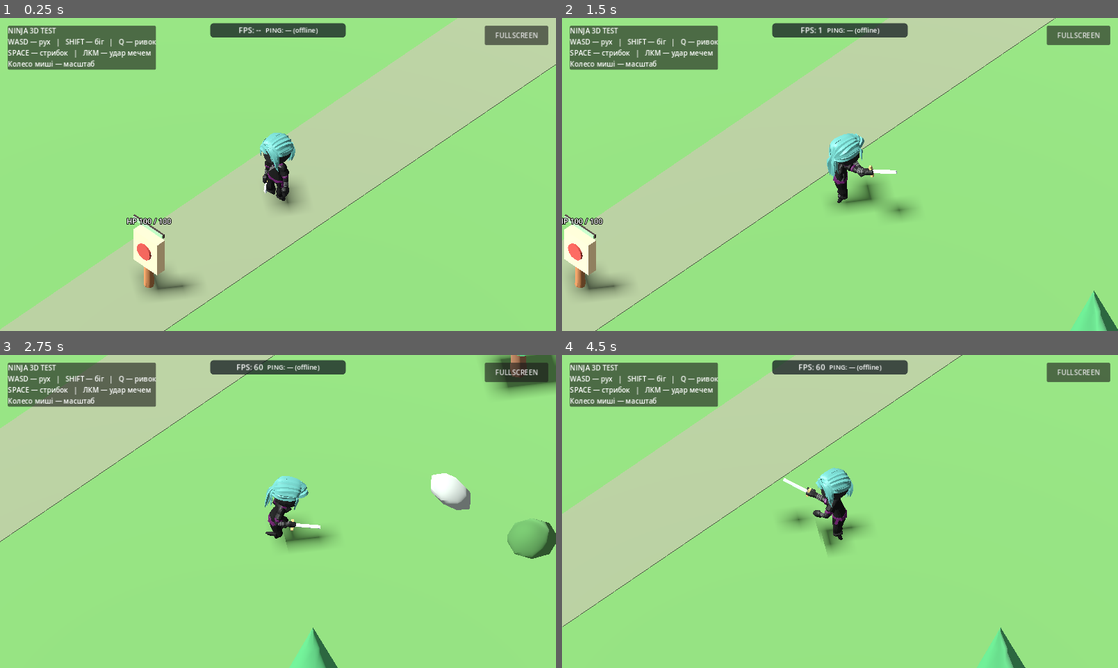
Above: before the commit, frames 1-4 (two rows, left to right).
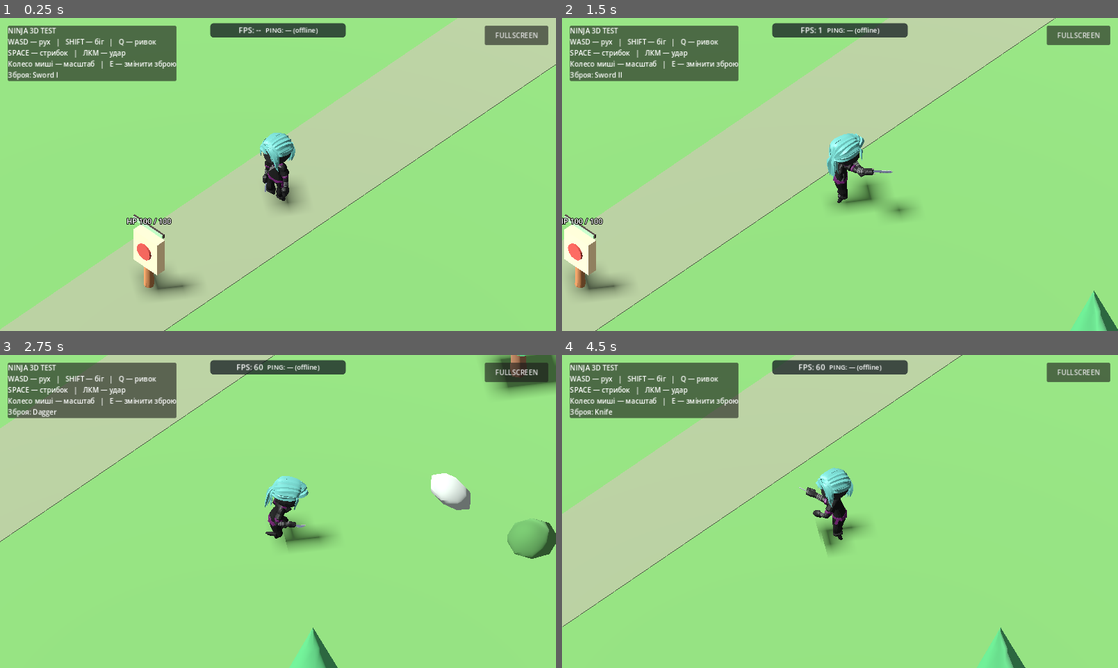
Above: after the commit, the same moments.

Repository: levian47/riskfate-3d-pro
Game: Godot game, scene res://main.tscn
Same seed, same stepped clock (60 frames per second), same inputs: the game is played once before the commit and once after it.
Inputs (mouse positions are in pixels of both pictures, inside the frame that each line leads up to):
- Up to frame 1 (0.25 s): no input
- Up to frame 2 (1.5 s): tap Enter at 0.5 s; move the mouse to (962, 158) at 0.52 s; hold D 0.53-1.25 s; tap E at 0.6 s; click (962, 158) at 0.67 s; tap Space at 0.77 s; drag from (728, 190) to (812, 237) at 1.27 s
- Up to frame 3 (2.75 s): move the mouse to (333, 442) at 2.02 s; hold D from 2.03 s (still down); hold Shift from 2.03 s (still down); tap E at 2.3 s
- Up to frame 4 (4.5 s): release D at 2.75 s; release Shift at 2.75 s; drag from (812, 574) to (673, 464) at 2.77 s; move the mouse to (1006, 558) at 3.52 s; hold A 3.53-4.25 s; tap E at 3.6 s; tap Space at 3.77 s; drag from (673, 464) to (756, 433) at 4.27 s

The runs differ from the first frame. In frame 1, 1.8% of the frame differs, in the area x 1-49%, y 2-56%; in frame 2, 1.9%; in frame 3, 1.8%; in frame 4, 2.1%, in the area x 1-46%, y 2-56%.

Commit message:
playtest: equip and switch five Quaternius weapons on mobile and desktop

Diff:
--- /dev/null
+++ b/characters/player/weapon_visuals.gd
@@ -0,0 +1,130 @@
+extends RefCounted
+# Visual-only weapon testing. No damage, animation or equipment rules here.
+# Each imported model is fitted to the same hand mount at runtime.
+const WEAPONS := [
+	{"name": "Sword I", "path": "res://assets/equipment/weapons/quaternius_sword_01.glb", "length": 1.35},
+	{"name": "Sword II", "path": "res://assets/equipment/weapons/quaternius_sword_02.glb", "length": 1.25},
+	{"name": "Dagger", "path": "res://assets/equipment/weapons/quaternius_dagger_01.glb", "length": 0.85},
+	{"name": "Knife", "path": "res://assets/equipment/weapons/quaternius_knife_01.glb", "length": 0.72},
+	{"name": "Cutlass", "path": "res://assets/equipment/weapons/quaternius_cutlass_01.fbx", "length": 1.20}
+]
+
+var mount: Node3D
+var current_visual: Node3D
+var current_index := -1
+
+
+static func find_skeleton(node: Node) -> Skeleton3D:
+	if node is Skeleton3D:
+		return node
+	for child in node.get_children():
+		var found := find_skeleton(child)
+		if found != null:
+			return found
+	return null
+
+
+func initialize(model: Node) -> bool:
+	var skeleton := find_skeleton(model)
+	if skeleton == null or skeleton.find_bone("Fist.R") < 0:
+		push_error("Weapon test: missing Fist.R bone")
+		return false
+	var attachment := BoneAttachment3D.new()
+	attachment.name = "SwordGrip"
+	attachment.bone_name = "Fist.R"
+	skeleton.add_child(attachment)
+	mount = Node3D.new()
+	mount.name = "WeaponMount"
+	attachment.add_child(mount)
+	# This mount has the same identity transform as the approved test sword;
+	# animation pose checks use it as a fixed reference, not the mesh tip.
+	return equip(0)
+
+
+func equip(index: int) -> bool:
+	if mount == null or index < 0 or index >= WEAPONS.size():
+		return false
+	var specification: Dictionary = WEAPONS[index]
+	var packed := load(String(specification["path"])) as PackedScene
+	if packed == null:
+		push_error("Weapon test: cannot load " + String(specification["path"]))
+		return false
+	var imported := packed.instantiate() as Node3D
+	if imported == null:
+		push_error("Weapon test: model root is not Node3D")
+		return false
+	# The holder is the stable grip/scale pivot. Rotate the imported child so
+	# the bounds recomputed in holder-space reflect its actual orientation.
+	var holder := Node3D.new()
+	holder.name = "EquippedWeapon"
+	mount.add_child(holder)
+	holder.add_child(imported)
+	var bounds := _bounds_in_root(holder)
+	# FBX imports may use a different up-axis. Reorient only the candidate.
+	if bounds.size.x > bounds.size.y * 1.25 and bounds.size.x > bounds.size.z:
+		imported.rotation_degrees.z = 90.0
+		bounds = _bounds_in_root(holder)
+	elif bounds.size.z > bounds.size.y * 1.25 and bounds.size.z > bounds.size.x:
+		imported.rotation_degrees.x = -90.0
+		bounds = _bounds_in_root(holder)
+	if bounds.size.y <= 0.001:
+		mount.remove_child(holder)
+		holder.queue_free()
+		push_error("Weapon test: model has no usable mesh: " + String(specification["path"]))
+		return false
+	var factor := float(specification["length"]) / bounds.size.y
+	# The Quaternius origin is near the crossguard; grip is halfway down
+	# the portion of the handle below the origin.
+	var grip_y := minf(0.0, bounds.position.y) * 0.5
+	holder.scale = Vector3.ONE * factor
+	holder.position = Vector3(
+		-(bounds.position.x + bounds.size.x * 0.5) * factor,
+		-grip_y * factor,
+		-(bounds.position.z + bounds.size.z * 0.5) * factor
+	)
+	if current_visual != null:
+		mount.remove_child(current_visual)
+		current_visual.queue_free()
+	current_visual = holder
+	current_index = index
+	return true
+
+
+func cycle() -> bool:
+	return equip((current_index + 1) % WEAPONS.size())
+
+
+func selected_name() -> String:
+	if current_index < 0:
+		return "None"
+	return String(WEAPONS[current_index]["name"])
+
+
+func _bounds_in_root(root: Node3D) -> AABB:
+	var meshes: Array[MeshInstance3D] = []
+	_collect_meshes(root, meshes)
+	var result := AABB()
+	var has_point := false
+	var inverse := root.global_transform.affine_inverse()
+	for part in meshes:
+		if part.mesh == null:
+			continue
+		var box := part.mesh.get_aabb()
+		var to_root := inverse * part.global_transform
+		for x in [0.0, 1.0]:
+			for y in [0.0, 1.0]:
+				for z in [0.0, 1.0]:
+					var point := to_root * (box.position + box.size * Vector3(x, y, z))
+					if has_point:
+						result = result.expand(point)
+					else:
+						result = AABB(point, Vector3.ZERO)
+						has_point = true
+	return result
+
+
+func _collect_meshes(node: Node, output: Array[MeshInstance3D]) -> void:
+	if node is MeshInstance3D:
+		output.append(node)
+	for child in node.get_children():
+		_collect_meshes(child, output)
--- a/main.gd
+++ b/main.gd
@@ -10,6 +10,7 @@
 const HUD_BUILDER := preload("res://ui/hud_builder.gd")
 const ANIMATION_BUILDER := preload("res://characters/player/animation_builder.gd")
 const COMBAT_CONTROLLER := preload("res://characters/player/combat_controller.gd")
+const WEAPON_VISUALS := preload("res://characters/player/weapon_visuals.gd")
 const WORLD_SCRIPT := preload("res://world/environment.gd")
 # Attack still overlays only the upper body; movement continues unchanged.
 const ATTACK_SPEED := COMBAT_CONTROLLER.ATTACK_SPEED
@@ -27,6 +28,7 @@
 var locomotion_state := ""
 var movement_controller = MOVEMENT_CONTROLLER.new()
 var combat_controller = COMBAT_CONTROLLER.new()
+var weapon_visuals = WEAPON_VISUALS.new()
 var touch_hud
 var fps_label: Label
 var fps_update_elapsed := 0.0
@@ -75,6 +77,9 @@
 	if event is InputEventKey and event.pressed and not event.echo and event.keycode == KEY_Q:
 		_start_dash()
 		return
+	if event is InputEventKey and event.pressed and not event.echo and event.keycode == KEY_E:
+		_cycle_weapon()
+		return
 	if event is InputEventMouseButton and event.pressed:
 		if event.button_index == MOUSE_BUTTON_LEFT:
 			_start_attack()
@@ -85,6 +90,21 @@
 		elif event.button_index == MOUSE_BUTTON_WHEEL_DOWN:
 			camera_zoom = minf(28.0, camera_zoom + 1.0)
 			camera.size = camera_zoom
+
+func _cycle_weapon() -> void:
+	# This is a visual playtest only. Current attack state stays untouched.
+	if weapon_visuals.cycle():
+		_update_weapon_display()
+
+
+func _update_weapon_display() -> void:
+	if touch_hud != null:
+		touch_hud.weapon_index = weapon_visuals.current_index + 1
+		touch_hud.queue_redraw()
+	var help_label := get_node_or_null("HUD/HelpPanel/HelpText") as Label
+	if help_label != null:
+		help_label.text = HUD_BUILDER.desktop_help_text(weapon_visuals.selected_name())
+
 
 func _start_dash() -> void:
 	# Keep the same callback name for Q, the touch HUD and existing tests.
@@ -127,7 +147,8 @@
 	if animator != null:
 		# Preserve imported locomotion loop behavior and accepted attack clips.
 		ANIMATION_BUILDER.configure_animation_loops(animator)
-		_attach_simple_sword(model)
+		if not weapon_visuals.initialize(model):
+			push_warning("Visual weapon test could not initialize")
 		animation_tree = ANIMATION_BUILDER.setup_animation_tree(model, animator, ATTACK_SPEED)
 		if animation_tree != null:
 			_set_locomotion("Idle")
@@ -143,48 +164,6 @@
 	# Preserve the existing smoke-test entrypoint, no separate hit mechanic.
 	combat_controller.resolve_training_hit(self, hero, visual)
 
-
-func _find_skeleton(node: Node) -> Skeleton3D:
-	if node is Skeleton3D:
-		return node
-	for child in node.get_children():
-		var skeleton := _find_skeleton(child)
-		if skeleton != null:
-			return skeleton
-	return null
-
-func _attach_simple_sword(model: Node) -> void:
-	# This GLTF contains SwordSlash animation but no separate sword mesh.
-	# Attach a low-poly placeholder weapon to the right hand bone.
-	var skeleton := _find_skeleton(model)
-	if skeleton == null or skeleton.find_bone("Fist.R") == -1:
-		push_warning("Right-hand bone not found: sword placeholder omitted")
-		return
-	var attachment := BoneAttachment3D.new()
-	attachment.name = "SwordGrip"
-	attachment.bone_name = "Fist.R"
-	skeleton.add_child(attachment)
-	var sword := Node3D.new()
-	sword.name = "SimpleSword"
-	# Alignment is approximate and can be adjusted for this imported rig.
-	sword.rotation_degrees = Vector3(0, 0, 0)
-	attachment.add_child(sword)
-	_add_sword_part(sword, "Handle", Vector3(0.10, 0.36, 0.10), Vector3(0, 0.0, 0), Color("493329"))
-	_add_sword_part(sword, "Guard", Vector3(0.45, 0.09, 0.13), Vector3(0, 0.22, 0), Color("bca267"))
-	_add_sword_part(sword, "Blade", Vector3(0.13, 1.05, 0.065), Vector3(0, 0.78, 0), Color("c9dae1"))
-
-func _add_sword_part(parent: Node3D, part_name: String, dimensions: Vector3, offset: Vector3, color: Color) -> void:
-	var part := MeshInstance3D.new()
-	part.name = part_name
-	var mesh := BoxMesh.new()
-	mesh.size = dimensions
-	part.mesh = mesh
-	var material := StandardMaterial3D.new()
-	material.albedo_color = color
-	material.metallic = 0.35
-	part.material_override = material
-	part.position = offset
-	parent.add_child(part)
 
 func _set_locomotion(state: String, restart: bool = false) -> void:
 	if animation_tree == null:
@@ -242,7 +221,10 @@
 		touch_hud.dash_requested.connect(_start_dash)
 		touch_hud.zoom_requested.connect(_cycle_mobile_zoom)
 		touch_hud.fullscreen_requested.connect(_toggle_fullscreen)
+		touch_hud.weapon_requested.connect(_cycle_weapon)
+		_update_weapon_display()
 		touch_hud.zoom_level = mobile_zoom_index + 1
 		return
 	var fullscreen_button := HUD_BUILDER.build_desktop_controls(canvas)
 	fullscreen_button.pressed.connect(_toggle_fullscreen)
+	_update_weapon_display()
--- a/tests/gameplay_smoke.gd
+++ b/tests/gameplay_smoke.gd
@@ -4,6 +4,7 @@
 const MOVEMENT_MATH := preload("res://characters/player/movement_math.gd")
 const MOVEMENT_CONTROLLER := preload("res://characters/player/movement_controller.gd")
 const COMBAT_CONTROLLER := preload("res://characters/player/combat_controller.gd")
+const WEAPON_VISUALS := preload("res://characters/player/weapon_visuals.gd")
 
 func _initialize() -> void:
 	call_deferred("_run_checks")
@@ -35,6 +36,31 @@
 	if not DisplayServer.is_touchscreen_available():
 		var fullscreen_control := game.get_node_or_null("HUD/FullscreenButton") as Button
 		if not _require(fullscreen_control != null and fullscreen_control.pressed.is_connected(Callable(game, "_toggle_fullscreen")), "Desktop fullscreen callback must survive HUD extraction"):
+			return
+	# Verify every playable model, including the imported FBX, can be equipped.
+	var weapon_component = game.get("weapon_visuals")
+	if not _require(weapon_component != null and WEAPON_VISUALS.WEAPONS.size() == 5, "Five test weapons must be available"):
+		return
+	for index in range(WEAPON_VISUALS.WEAPONS.size()):
+		if not _require(bool(weapon_component.call("equip", index)), "Failed to equip weapon index %d" % index):
+			return
+		var fitted := weapon_component.get("current_visual") as Node3D
+		if not _require(fitted != null and int(weapon_component.get("current_index")) == index, "Equipped weapon instance and index must be valid"):
+			return
+		var measured: AABB = weapon_component.call("_bounds_in_root", fitted)
+		var target_length: float = float(WEAPON_VISUALS.WEAPONS[index]["length"])
+		if not _require(measured.size.y > 0.1 and absf(measured.size.y * fitted.scale.y - target_length) < 0.02, "Imported weapon must be scaled to expected test length"):
+			return
+	game.call("_cycle_weapon")
+	if not _require(int(weapon_component.get("current_index")) == 0, "Weapon selection must wrap to first model"):
+		return
+	if not DisplayServer.is_touchscreen_available():
+		var help := game.get_node_or_null("HUD/HelpPanel/HelpText") as Label
+		if not _require(help != null and help.text.contains("Sword I"), "Desktop HUD must show the selected weapon"):
+			return
+	else:
+		var mobile := game.get("touch_hud")
+		if not _require(mobile != null and int(mobile.weapon_index) == 1, "Mobile HUD must show current weapon index"):
 			return
 	var hero := game.get("hero") as CharacterBody3D
 	var tree := game.get("animation_tree") as AnimationTree
@@ -342,8 +368,8 @@
 	# The approved standard remains available in AnimationPlayer.
 	game.set_physics_process(false)
 	var view_camera := game.get("camera") as Camera3D
-	var skel := game.call("_find_skeleton", visual_node) as Skeleton3D
-	var sword_grip := skel.get_node_or_null("SwordGrip/SimpleSword") as Node3D
+	var skel := WEAPON_VISUALS.find_skeleton(visual_node) as Skeleton3D
+	var sword_grip := skel.get_node_or_null("SwordGrip/WeaponMount") as Node3D
 	if not _require(view_camera != null and sword_grip != null, "Camera and sword attachment must exist"):
 		return
 	var view_right := view_camera.global_transform.basis.x.normalized()
@@ -456,8 +482,8 @@
 	fresh_visual.rotation.y = PI
 	var fresh_tree := fresh_game.get("animation_tree") as AnimationTree
 	fresh_tree.callback_mode_process = AnimationMixer.ANIMATION_CALLBACK_MODE_PROCESS_MANUAL
-	var fresh_skeleton := fresh_game.call("_find_skeleton", fresh_visual) as Skeleton3D
-	var fresh_sword := fresh_skeleton.get_node_or_null("SwordGrip/SimpleSword") as Node3D
+	var fresh_skeleton := WEAPON_VISUALS.find_skeleton(fresh_visual) as Skeleton3D
+	var fresh_sword := fresh_skeleton.get_node_or_null("SwordGrip/WeaponMount") as Node3D
 	# Let the newly created AnimationTree evaluate Idle before the OneShot.
 	# This mirrors a character that has actually stood still in the game.
 	fresh_tree.advance(0.15)
--- a/touch_hud.gd
+++ b/touch_hud.gd
@@ -6,6 +6,7 @@
 signal dash_requested
 signal zoom_requested
 signal fullscreen_requested
+signal weapon_requested
 
 var move_vector := Vector2.ZERO
 var jump_held := false
@@ -15,6 +16,8 @@
 var attack_finger := -1
 var zoom_finger := -1
 var fullscreen_finger := -1
+var weapon_finger := -1
+var weapon_index := 1
 var zoom_level := 2
 var stick_thumb := Vector2.ZERO
 var portrait_mode := false
@@ -36,6 +39,7 @@
 		attack_finger = -1
 		zoom_finger = -1
 		fullscreen_finger = -1
+		weapon_finger = -1
 		move_vector = Vector2.ZERO
 		stick_thumb = Vector2.ZERO
 		jump_held = false
@@ -63,6 +67,8 @@
 		"dash_radius": dash_radius,
 		"zoom": Vector2(width - margin - zoom_radius, margin + zoom_radius),
 		"zoom_radius": zoom_radius,
+		"weapon": Vector2(width - margin - zoom_radius, margin + zoom_radius * 3.6),
+		"weapon_radius": zoom_radius,
 		"fullscreen": Vector2(margin + fullscreen_radius, margin + fullscreen_radius),
 		"fullscreen_radius": fullscreen_radius
 	}
@@ -102,6 +108,10 @@
 	elif zoom_finger == -1 and point.distance_to(layout["zoom"]) <= layout["zoom_radius"] * 1.20:
 		zoom_finger = finger
 		zoom_requested.emit()
+		queue_redraw()
+	elif weapon_finger == -1 and point.distance_to(layout["weapon"]) <= layout["weapon_radius"] * 1.20:
+		weapon_finger = finger
+		weapon_requested.emit()
 		queue_redraw()
 	elif _press_fullscreen(finger, point):
 		pass
@@ -134,6 +144,8 @@
 		zoom_finger = -1
 	if finger == fullscreen_finger:
 		fullscreen_finger = -1
+	if finger == weapon_finger:
+		weapon_finger = -1
 	queue_redraw()
 
 func _update_stick(point: Vector2) -> void:
@@ -180,6 +192,11 @@
 	_draw_button(zoom_center, zoom_r, Color(0.15, 0.25, 0.39, 0.94 if zoom_finger != -1 else 0.76), Color(0.76, 0.87, 1.0, 0.92))
 	_draw_label(zoom_center + Vector2(0, -zoom_r * 0.18), "ZOOM", zoom_r * 0.29)
 	_draw_label(zoom_center + Vector2(0, zoom_r * 0.28), "%d/3" % zoom_level, zoom_r * 0.34)
+	var weapon_center: Vector2 = layout["weapon"]
+	var weapon_r: float = layout["weapon_radius"]
+	_draw_button(weapon_center, weapon_r, Color(0.33, 0.27, 0.44, 0.94 if weapon_finger != -1 else 0.83), Color(0.90, 0.82, 1.0, 0.96))
+	_draw_label(weapon_center + Vector2(0, -weapon_r * 0.18), "WPN", weapon_r * 0.32)
+	_draw_label(weapon_center + Vector2(0, weapon_r * 0.28), "%d/5" % weapon_index, weapon_r * 0.34)
 	_draw_fullscreen_control(layout)
 
 func _draw_fullscreen_control(layout: Dictionary) -> void:
--- a/ui/hud_builder.gd
+++ b/ui/hud_builder.gd
@@ -50,10 +50,12 @@
 
 static func build_desktop_controls(canvas: CanvasLayer) -> Button:
 	var panel := PanelContainer.new()
+	panel.name = "HelpPanel"
 	panel.position = Vector2(18, 18)
 	canvas.add_child(panel)
 	var label := Label.new()
-	label.text = "NINJA 3D TEST\nWASD — рух   |   SHIFT — біг   |   Q — ривок\nSPACE — стрибок   |   ЛКМ — удар мечем\nКолесо миші — масштаб"
+	label.name = "HelpText"
+	label.text = desktop_help_text("Sword I")
 	panel.add_child(label)
 
 	# Fullscreen must still be connected by the scene's gameplay controller.
@@ -68,3 +70,7 @@
 	fullscreen_button.offset_bottom = 62.0
 	canvas.add_child(fullscreen_button)
 	return fullscreen_button
+
+
+static func desktop_help_text(weapon_name: String) -> String:
+	return "NINJA 3D TEST\nWASD — рух   |   SHIFT — біг   |   Q — ривок\nSPACE — стрибок   |   ЛКМ — удар\nКолесо миші — масштаб   |   E — змінити зброю\nЗброя: " + weapon_name
Not shown, changed: export_presets.cfg
Not shown, changed: ROADMAP.md
